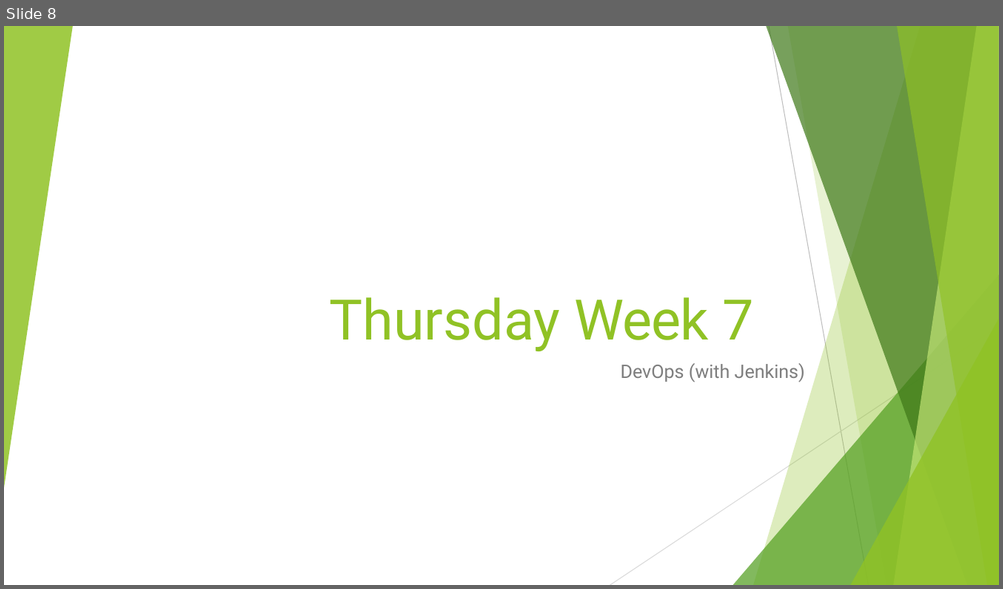
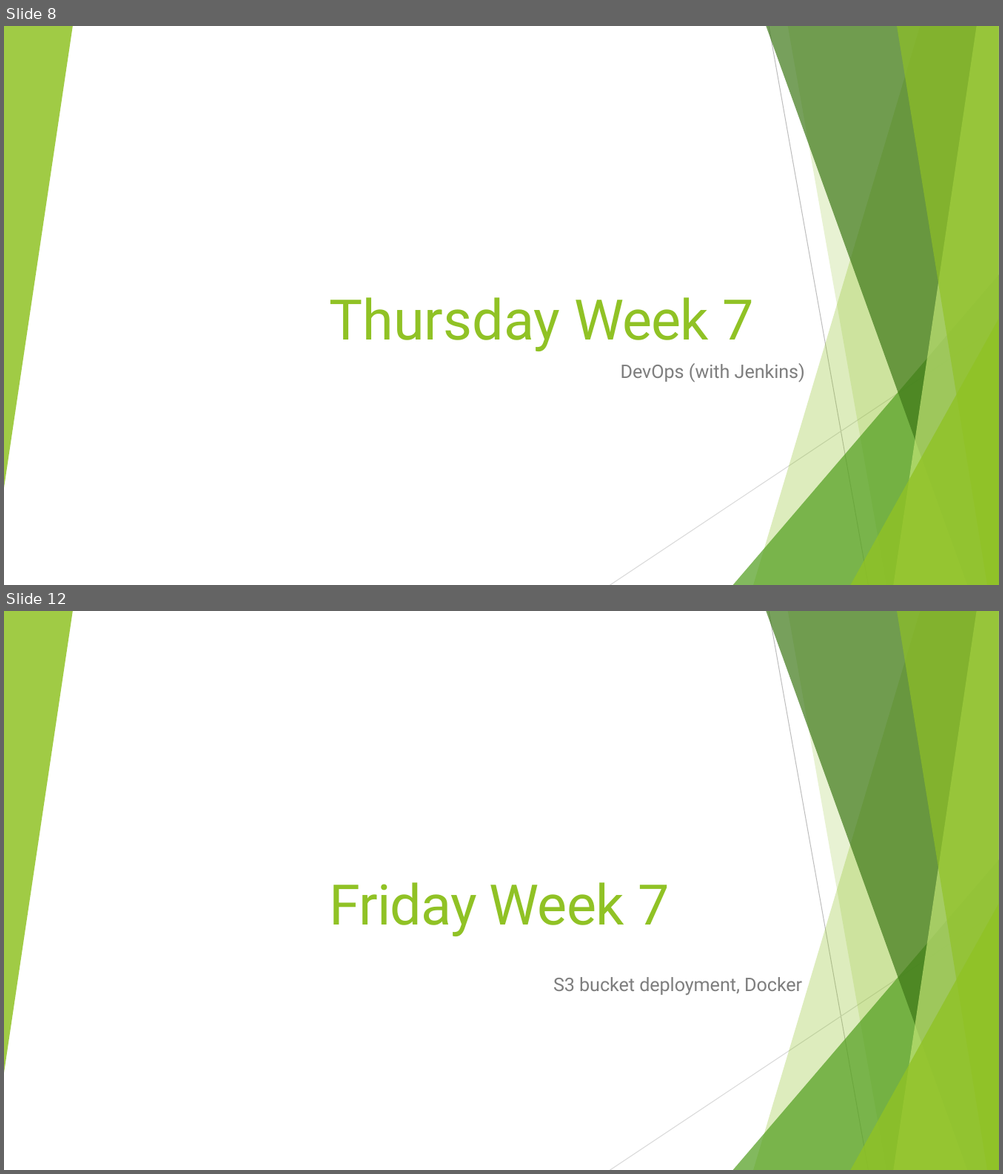
Before and after one commit to 210712jwa/training, a slide deck: java-with-automation/week-7/powerpoint.pptx. Shown one above the other, each under a label of ours: slide 8 before the commit, slides 8 and 12 after it; the slides between them are not shown. The pictures are 1003x589 and 1003x1174 pixels, drawn with LibreOffice and Linux fonts; fonts in the diff are those of the drawing. Boxes give left, top, right and bottom in pixels: in the first picture for what was removed or moved away, otherwise in the second. Text is boxed around its words. In the diff, an @@ line names an element or a change of style, - is before the commit and + after.

```diff
--- a/java-with-automation/week-7/powerpoint.pptx
+++ b/java-with-automation/week-7/powerpoint.pptx
@@ slide 12 added at <box>4,611,999,1170</box>, background #FFFFFF; not listed: 10 template elements that a slide beside it also shows @@
@@ title added at <box>330,883,802,996</box>, 18 pt, text #7E7E7E @@
+Friday Week 7
+S3 bucket deployment, Docker
```
Also in this commit, not shown: 2 slides changed, 1 other slide added, 2 other files.
